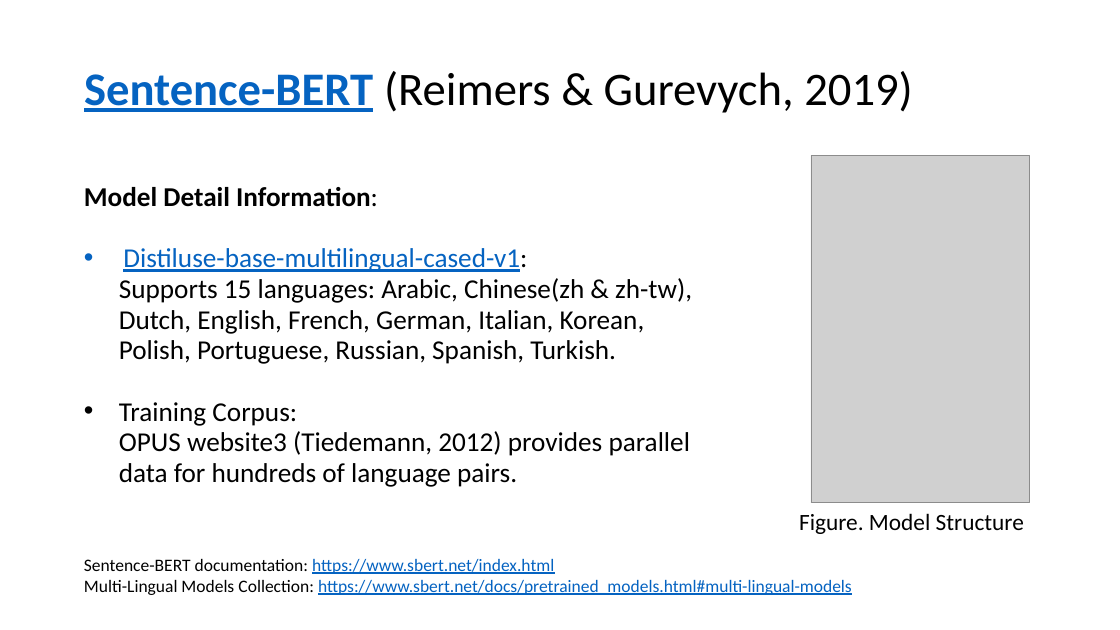
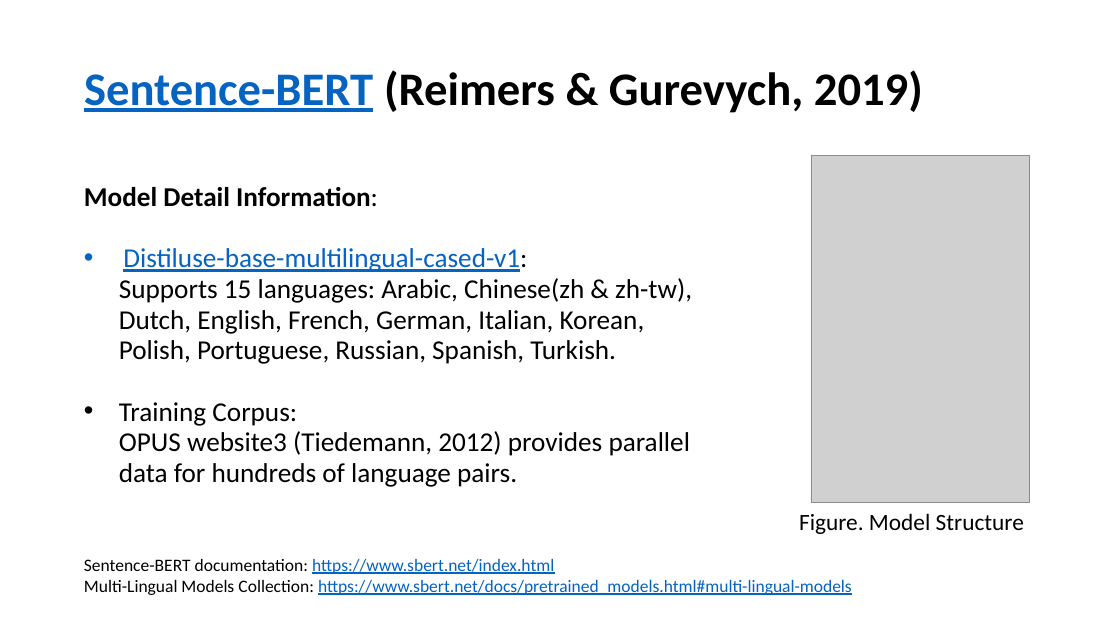
Before and after one commit to ywchen814/ExpoRecSys-Item-Recommendation-with-Flask-API-and-Elasticsearch, a slide deck: slide 9 of Item-Based-Recommendation_Yuwei Chen.pptx. Drawn at 1120x630 pixels with LibreOffice and Linux fonts; fonts in the diff are those of the drawing; grey boxes stand for pictures. Boxes give left, top, right and bottom in pixels: in the first picture for what was removed or moved away, otherwise in the second. Text is boxed around its words. In the diff, an @@ line names an element or a change of style, - is before the commit and + after.

```diff
--- a/Item-Based-Recommendation_Yuwei Chen.pptx
+++ b/Item-Based-Recommendation_Yuwei Chen.pptx
@@ background #F5F5F5 to #FFFFFF @@
@@ title "Sentence-BERT (Reimers & Gurevych, 2019)" at (x1=84, y1=70, x2=923, y2=113): bold on in "(Reimers & Gurevych, 2019)" @@
```
Also in this commit, not shown: 11 other slides changed, 5 slides added, 1 slide removed, 2 other files.
